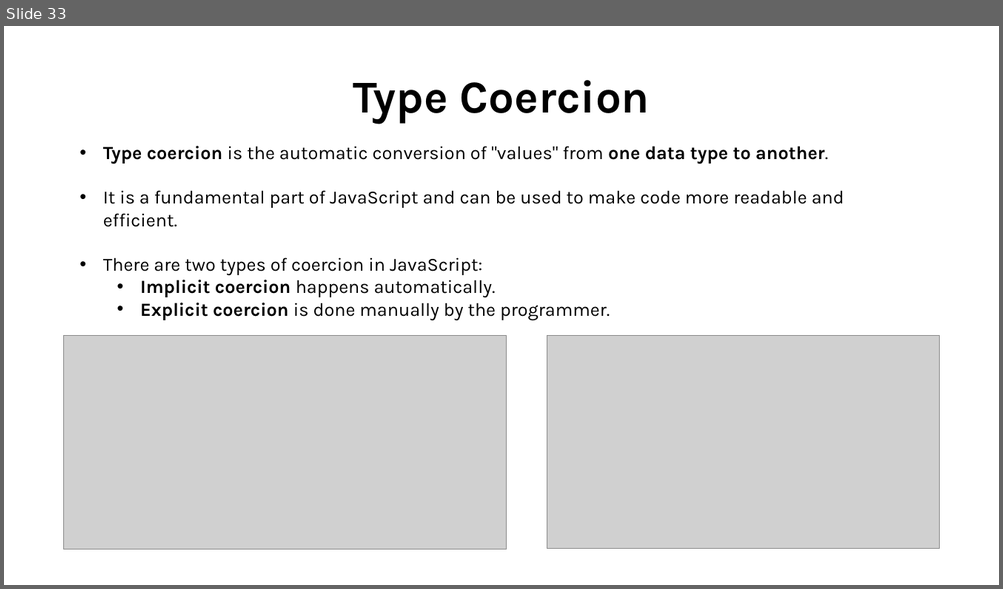
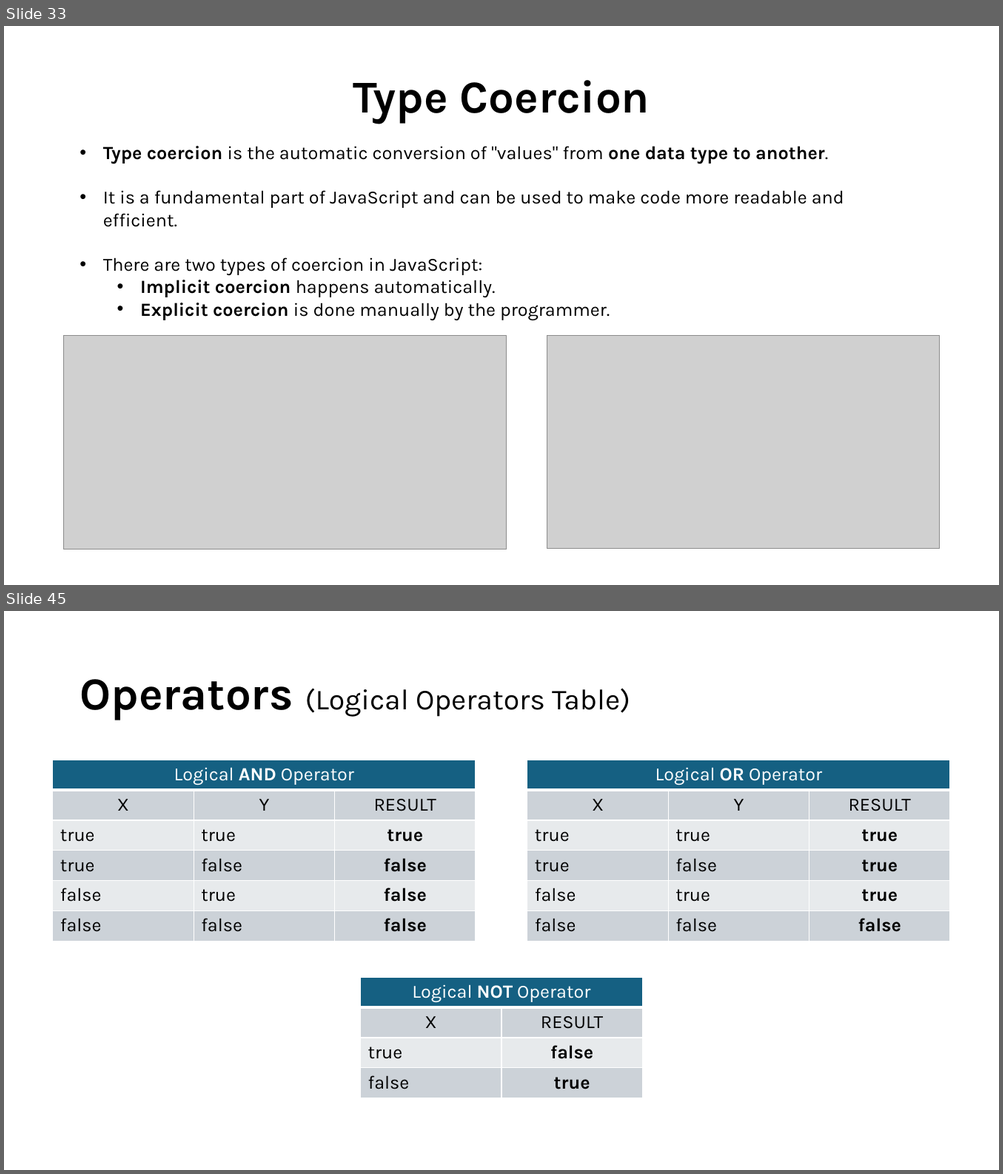
Before and after one commit to shubham-singh-12/Notes, a slide deck: JavaScript Course.pptx. Shown one above the other, each under a label of ours: slide 33 before the commit, slides 33 and 45 after it; the slides between them are not shown. The pictures are 1003x589 and 1003x1174 pixels, drawn with LibreOffice and Linux fonts; fonts in the diff are those of the drawing; grey boxes stand for pictures. Boxes give left, top, right and bottom in pixels: in the first picture for what was removed or moved away, otherwise in the second. Text is boxed around its words. In the diff, an @@ line names an element or a change of style, - is before the commit and + after.

```diff
--- a/JavaScript Course.pptx
+++ b/JavaScript Course.pptx
@@ slide 45 added at (x1=4, y1=611, x2=999, y2=1170), background #FFFFFF @@
@@ title added at (x1=79, y1=679, x2=630, y2=721), 28 pt, text #000000 @@
+Operators (Logical Operators Table)
@@ table added at (x1=53, y1=760, x2=475, y2=942), 6 rows, 3 columns @@
+Logical AND Operator |  | 
+X | Y | RESULT
+true | true | true
+true | false | false
+false | true | false
+false | false | false
@@ table added at (x1=527, y1=760, x2=950, y2=942), 6 rows, 3 columns @@
+Logical OR Operator |  | 
+X | Y | RESULT
+true | true | true
+true | false | true
+false | true | true
+false | false | false
@@ table added at (x1=361, y1=977, x2=643, y2=1098), 4 rows, 2 columns @@
+Logical NOT Operator | 
+X | RESULT
+true | false
+false | true
```
Also in this commit, not shown: 27 other slides added, 17 other files.
